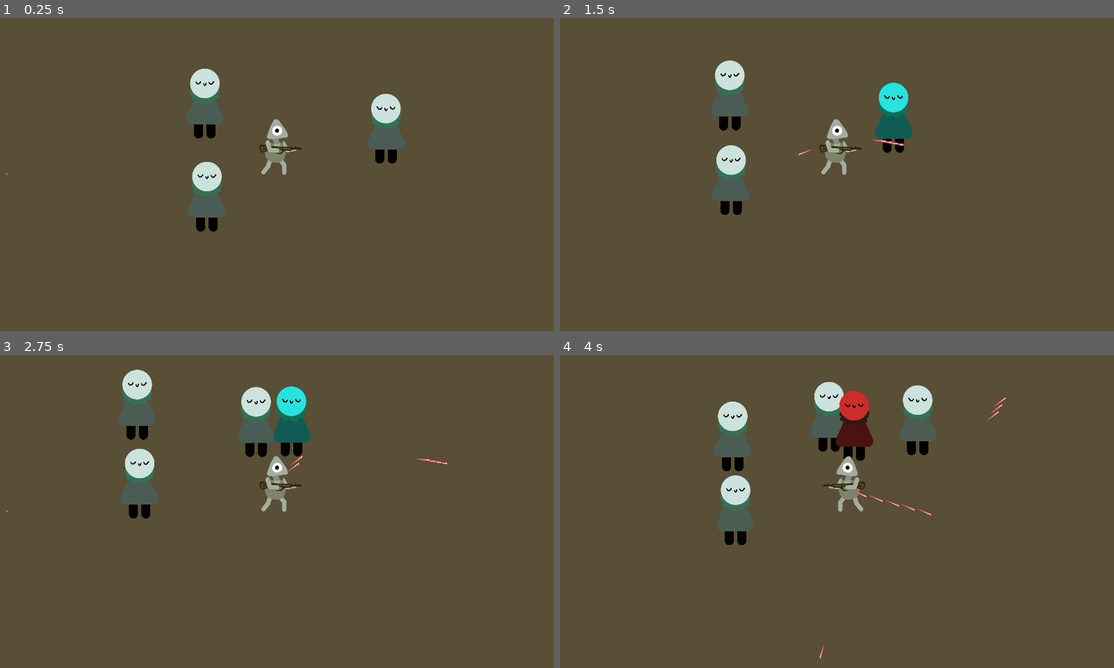
Above: before the commit, frames 1-4 (two rows, left to right).
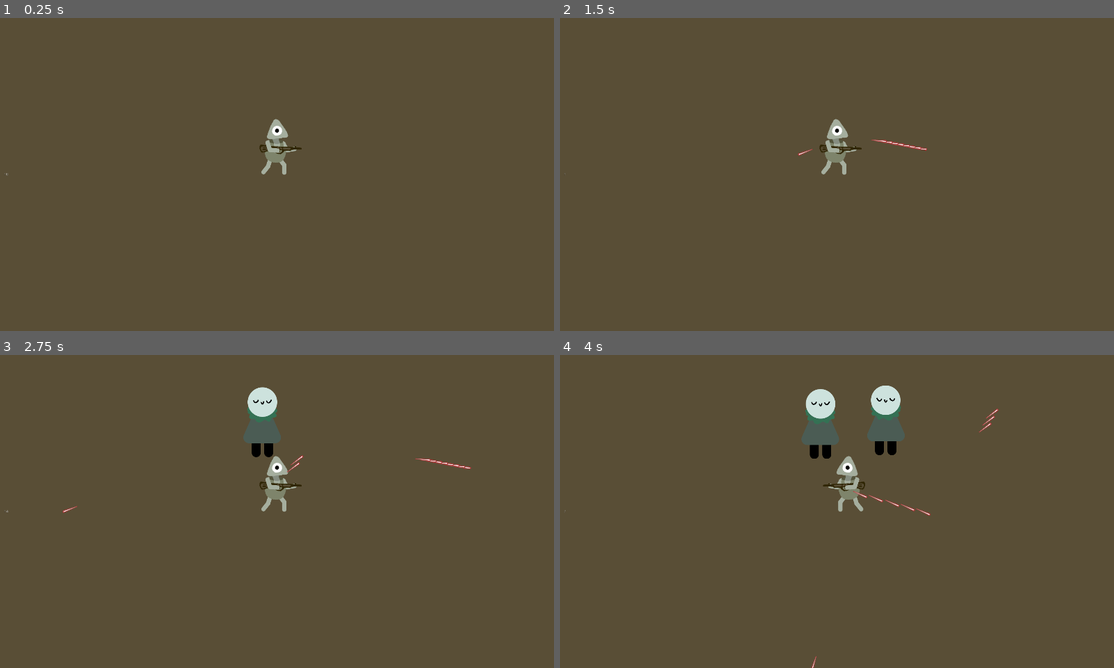
Above: after the commit, the same moments.

Repository: joscco/Dicity
Game: Godot game, scene res://Characters/MainGameScene.tscn
The game is run twice, just before and just after one commit, with the same random seed, the same clock (stepped at 60 frames per second) and the same inputs.
Inputs (mouse positions are in pixels of both pictures, inside the frame that each line leads up to):
- Up to frame 1 (0.25 s): no input
- Up to frame 2 (1.5 s): move the mouse to (958, 158) at 0.52 s; press the mouse at (958, 158) at 0.53 s; hold Right (right) 0.53-1.28 s; move the mouse to (726, 190) at 1.27 s; release the mouse at (726, 190) at 1.28 s; hold Down (down) from 1.28 s (still down); click (726, 190) at 1.35 s
- Up to frame 3 (2.75 s): move the mouse to (332, 442) at 2.02 s; release Down (down) at 2.03 s; press the mouse at (332, 442) at 2.03 s; hold Right (right) from 2.03 s (still down)
- Up to frame 4 (4 s): move the mouse to (809, 574) at 2.77 s; release Right (right) at 2.78 s; release the mouse at (809, 574) at 2.78 s; hold Up (up) 2.78-3.53 s; click (809, 574) at 2.85 s; move the mouse to (1003, 558) at 3.52 s; press the mouse at (1003, 558) at 3.53 s; hold Left (left) from 3.53 s (still down)

The runs differ from the first frame. In frame 1, 3.1% of the frame differs, in the area x 33-74%, y 16-69%; in frame 2, 3.2%; in frame 3, 3.8%; in frame 4, 6.2%, in the area x 27-81%, y 8-100%.

Commit message:
ghosts drop xp

Diff:
--- a/Characters/ExperiencePoint.tscn
+++ b/Characters/ExperiencePoint.tscn
@@ -1,10 +1,13 @@
-[gd_scene load_steps=2 format=2]
+[gd_scene load_steps=3 format=2]
+
+[ext_resource path="res://Art/xp.png" type="Texture" id=1]
 
 [sub_resource type="CircleShape2D" id=1]
 
-[node name="Node2D" type="Area2D"]
+[node name="Node2D" type="Area2D" groups=["xp"]]
 
 [node name="CollisionShape2D" type="CollisionShape2D" parent="."]
 shape = SubResource( 1 )
 
-[node name="Sprite" type="Sprite" parent="."]
+[node name="Sprite" type="Sprite" parent="." groups=["xp"]]
+texture = ExtResource( 1 )
--- a/Characters/Ghost.tscn
+++ b/Characters/Ghost.tscn
@@ -1,7 +1,8 @@
-[gd_scene load_steps=4 format=2]
+[gd_scene load_steps=5 format=2]
 
 [ext_resource path="res://Art/knight.png" type="Texture" id=1]
 [ext_resource path="res://Scripts/Chase.gd" type="Script" id=2]
+[ext_resource path="res://Characters/ExperiencePoint.tscn" type="PackedScene" id=3]
 
 [sub_resource type="CapsuleShape2D" id=1]
 radius = 61.0
@@ -9,6 +10,7 @@
 
 [node name="Ghost" type="KinematicBody2D"]
 script = ExtResource( 2 )
+XP = ExtResource( 3 )
 
 [node name="Sprite" type="Sprite" parent="."]
 position = Vector2( 0, -128 )
--- a/Characters/MainGameScene.tscn
+++ b/Characters/MainGameScene.tscn
@@ -1,6 +1,5 @@
-[gd_scene load_steps=8 format=2]
+[gd_scene load_steps=7 format=2]
 
-[ext_resource path="res://characters/Ghost.tscn" type="PackedScene" id=1]
 [ext_resource path="res://UI/ammoCount.tscn" type="PackedScene" id=3]
 [ext_resource path="res://characters/Player.tscn" type="PackedScene" id=4]
 [ext_resource path="res://GameScene/GameManager.tscn" type="PackedScene" id=5]
@@ -45,14 +44,5 @@
 
 [node name="Characters" type="YSort" parent="."]
 
-[node name="Ghost" parent="Characters" instance=ExtResource( 1 )]
-position = Vector2( 866, 232 )
-
-[node name="ghost2" parent="Characters" instance=ExtResource( 1 )]
-position = Vector2( 229, 143 )
-
-[node name="ghost3" parent="Characters" instance=ExtResource( 1 )]
-position = Vector2( 237, 471 )
-
 [node name="Player" parent="Characters" instance=ExtResource( 4 )]
 position = Vector2( 480, 270 )
--- a/Characters/Player.tscn
+++ b/Characters/Player.tscn
@@ -7,6 +7,8 @@
 [sub_resource type="CapsuleShape2D" id=1]
 radius = 39.0
 height = 108.0
+
+[sub_resource type="CircleShape2D" id=2]
 
 [node name="Player" type="KinematicBody2D" groups=["player"]]
 script = ExtResource( 2 )
@@ -31,3 +33,12 @@
 __meta__ = {
 "_gizmo_extents_": 14.8
 }
+
+[node name="XP_pickuparea" type="Area2D" parent="."]
+
+[node name="XP_pickup" type="CollisionShape2D" parent="XP_pickuparea"]
+position = Vector2( 0, -94 )
+scale = Vector2( 30, 30 )
+shape = SubResource( 2 )
+
+[connection signal="area_entered" from="XP_pickuparea" to="." method="_on_XP_pickuparea_area_entered"]
--- a/Scripts/Chase.gd
+++ b/Scripts/Chase.gd
@@ -4,6 +4,7 @@
 export var maxHp := 10
 export var velocity := Vector2.ZERO
 export var dmg := 1
+export (PackedScene) var XP
 
 onready var player = get_node("../Player")
 onready var sprite = get_node("Sprite")
@@ -29,7 +30,7 @@
 	hitTimer.connect("timeout",self,"canHitAgain")
 	add_child(hitTimer)
 
-	enthralled = randf()>0.5
+	enthralled = randf()>0.9
 
 func canHitAgain():
 	canHit = true
@@ -46,6 +47,7 @@
 	else:
 		sprite.modulate = Color(1,.2,.2)
 		timer.start()
+
 
 
 func findEnemy():
@@ -69,7 +71,12 @@
 		timer.stop()
 		findEnemy()
 	else:
+
+		var b = XP.instance()
+		get_node("..").add_child(b)
+		b.transform = global_transform
 		queue_free()
+
 
 func _physics_process(delta):
 	velocity = Vector2.ZERO
--- a/Scripts/Move.gd
+++ b/Scripts/Move.gd
@@ -84,3 +84,10 @@
 	get_input()
 	rotateSprite()
 	velocity = move_and_slide(velocity)
+
+
+# Pickup XP
+func _on_XP_pickuparea_area_entered(area):
+	if area.is_in_group("xp"):
+		print("XP gained")
+		area.queue_free()
Binary file added: Art/xp.png
Not shown, added: Art/xp.png.import
Not shown: 1 places in Characters/Player.tscn that only renumber resources
